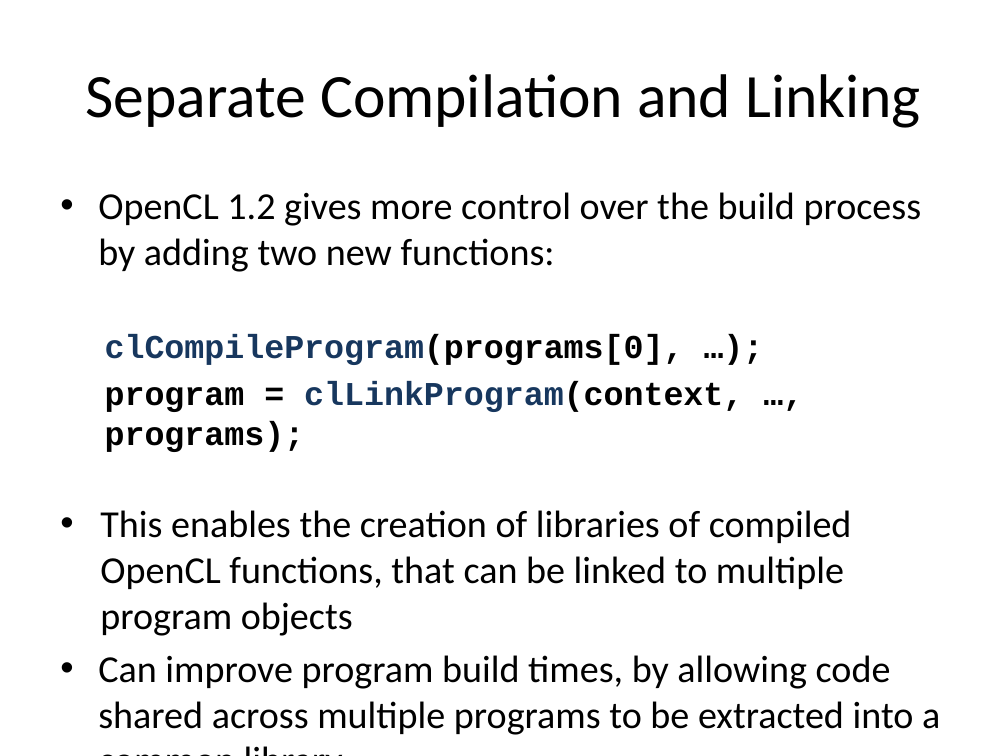
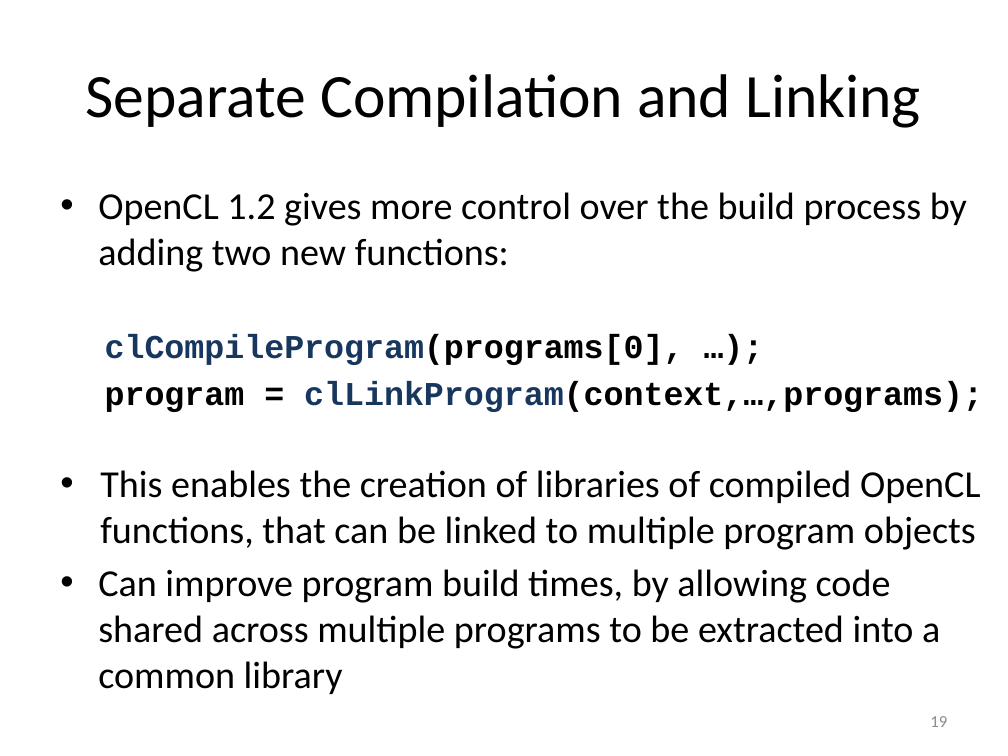
Before and after one commit to UoB-HPC/opencl-training-slides, a slide deck: slide 19 of advanced_part2.pptx. Drawn at 1008x756 pixels with LibreOffice and Linux fonts; fonts in the diff are those of the drawing. Boxes give left, top, right and bottom in pixels: in the first picture for what was removed or moved away, otherwise in the second. Text is boxed around its words. In the diff, an @@ line names an element or a change of style, - is before the commit and + after.

```diff
--- a/advanced_part2.pptx
+++ b/advanced_part2.pptx
@@ text at [105,381,983,412]: spaces changed @@
-  program = clLinkProgram(context, …, programs);
+  program = clLinkProgram(context,…,programs);
@@ page number added at [930,716,947,727], 12 pt, text #8C8C8C @@
+19
```
Also in this commit, not shown: 30 other slides changed.
